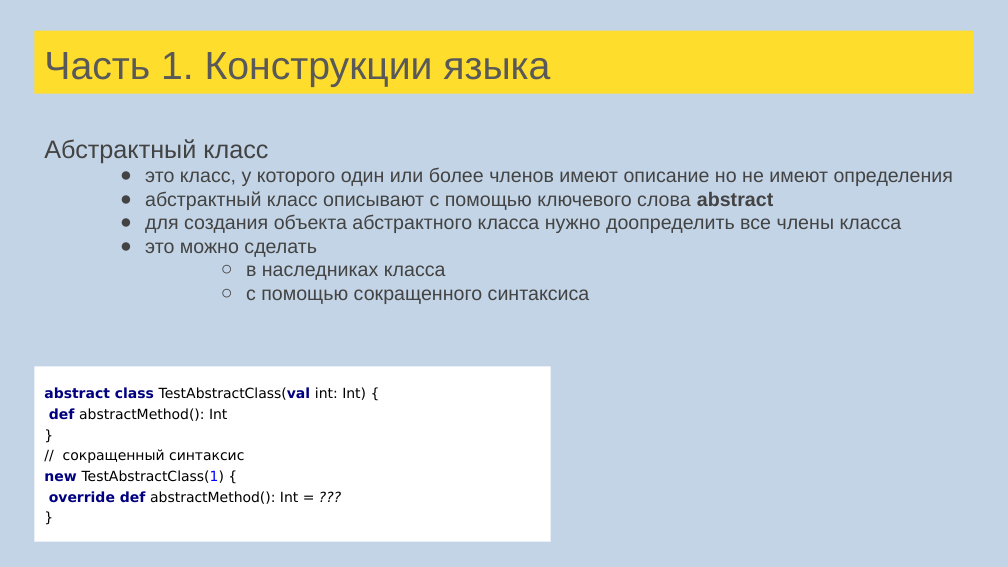
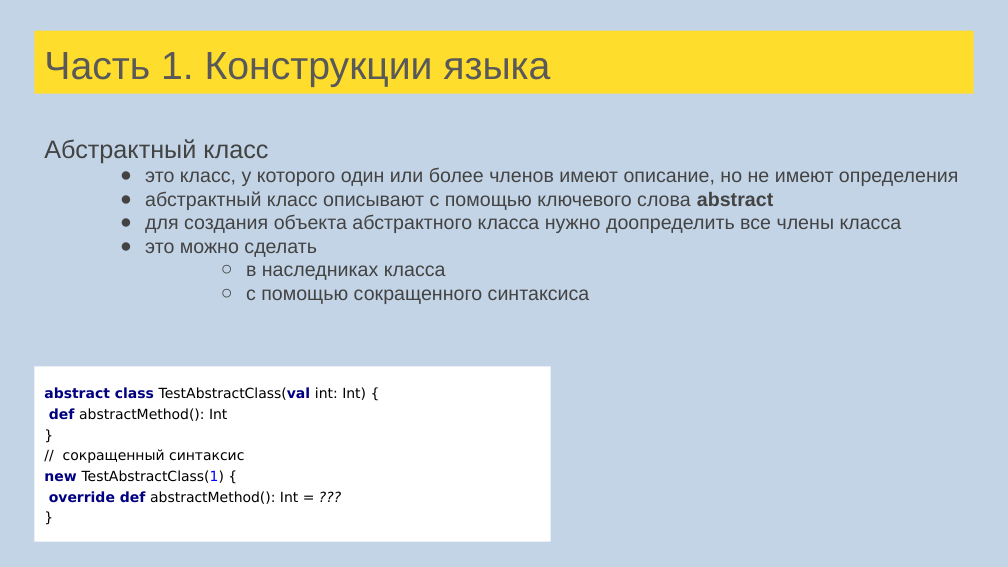
Before and after one commit to tralfamadore/ScalaLectures, a slide deck: slide 67 of src/main/resources/Лекции Scala для FinTech.pptx (slide 59 before the commit). Drawn at 1008x567 pixels with LibreOffice and Linux fonts; fonts in the diff are those of the drawing. Boxes give left, top, right and bottom in pixels: in the first picture for what was removed or moved away, otherwise in the second. Text is boxed around its words. In the diff, an @@ line names an element or a change of style, - is before the commit and + after.

```diff
--- a/src/main/resources/Лекции Scala для FinTech.pptx
+++ b/src/main/resources/Лекции Scala для FinTech.pptx
@@ text at bbox=[145, 168, 958, 186]: text changed @@
-● это класс, у которого один или более членов имеют описание но не имеют определения
+● это класс, у которого один или более членов имеют описание, но не имеют определения
```
Also in this commit, not shown: 17 other slides changed, 16 slides added, 2 slides removed, 1 other file.
